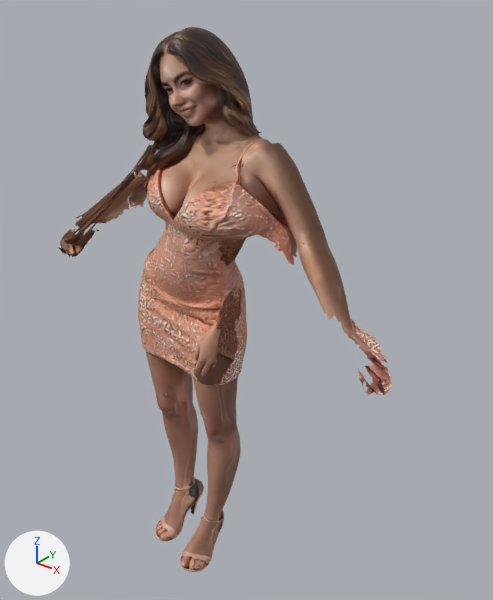
What one commit did to the FBX model mixamo/upload/lola.fbx.
Rendered twice from a camera (50 mm lens) standing at (1.369, -1.526, 2.074) and looking at (0.082, 0.083, 1.077). Arrows for +X, +Y and +Z are at lower left; the lights stay in place. The first picture is the older version. Vertices at exactly the same position are counted once.

In view in the first picture: 'model'.
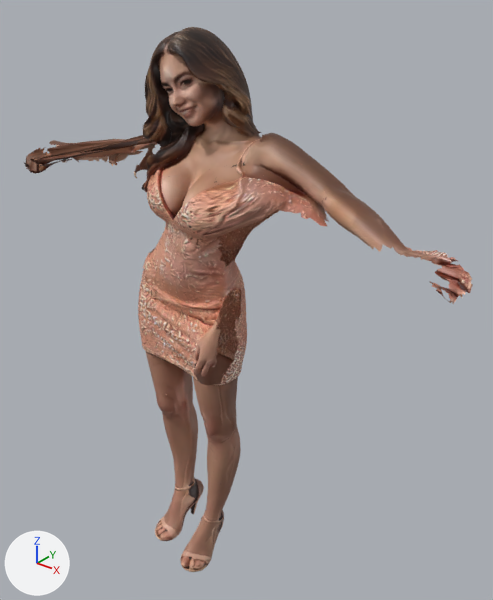
What the commit changed:
me_model is used by ob_model.
me_model had 20721 vertices, 36504 faces and spanned x -0.64..0.73, y -0.2..0.18, z 0.0..1.93.
me_model now has 20721 vertices, 36504 faces and spans x -0.8..0.9, y -0.2..0.18, z 0.0..1.93.
me_model part 1: the loose piece of 519 vertices spanning x 0.59..0.73, y -0.16..-0.04, z 1.06..1.19 is turned -30 degrees about the y axis through its middle, then moved by (0.16, 0.0, 0.31).
me_model part 2: the loose piece of 512 vertices spanning x -0.64..-0.2, y -0.13..0.0, z 1.11..1.56 is turned 30 degrees about the y axis through its middle, then moved by (-0.09, 0.0, 0.17).
me_model part 3: the loose piece of 889 vertices spanning x -0.6..-0.17, y -0.12..0.12, z 1.19..1.62 is turned 30 degrees about the y axis through its middle, then moved by (-0.06, 0.0, 0.14).
me_model part 4: the loose piece of 14 vertices spanning x -0.57..-0.24, y -0.1..-0.03, z 1.19..1.52 is scaled about its middle by (1.36, 1, 0.365), then moved by (-0.08, 0.0, 0.16).
me_model part 5: 2100 of 20721 vertices moved; they spanned x 0.11..0.62, y -0.17..0.14, z 1.17..1.63 and now span x 0.11..0.75, y -0.17..0.14, z 1.36..1.66; mean shift (0.05, 0.0, 0.1); largest move (0.61, -0.08, 1.17) -> (0.75, -0.08, 1.45).
Other edits to the shape of me_model do not show in these pictures.

Location of each change, (x1, y1, x2, y2) in pixels of the pictures (493 x 600 px; the box of a moved part takes in the faces that stretch with it):
'model', reshaped (35% wider)
    before: (59, 27, 391, 572)
    after: (23, 27, 473, 572)
part 1 of me_model, moved or reshaped
    before: (357, 331, 391, 395)
    after: (416, 250, 473, 304)
part 2 of me_model, moved or reshaped
    before: (59, 150, 157, 257)
    after: (23, 138, 154, 174)
part 3 of me_model, moved or reshaped
    before: (67, 142, 161, 239)
    after: (34, 135, 158, 166)
part 4 of me_model, moved or reshaped
    before: (83, 175, 134, 231)
    after: (55, 143, 138, 160)
part 5 of me_model, moved or reshaped
    before: (192, 143, 363, 344)
    after: (193, 133, 423, 258)
